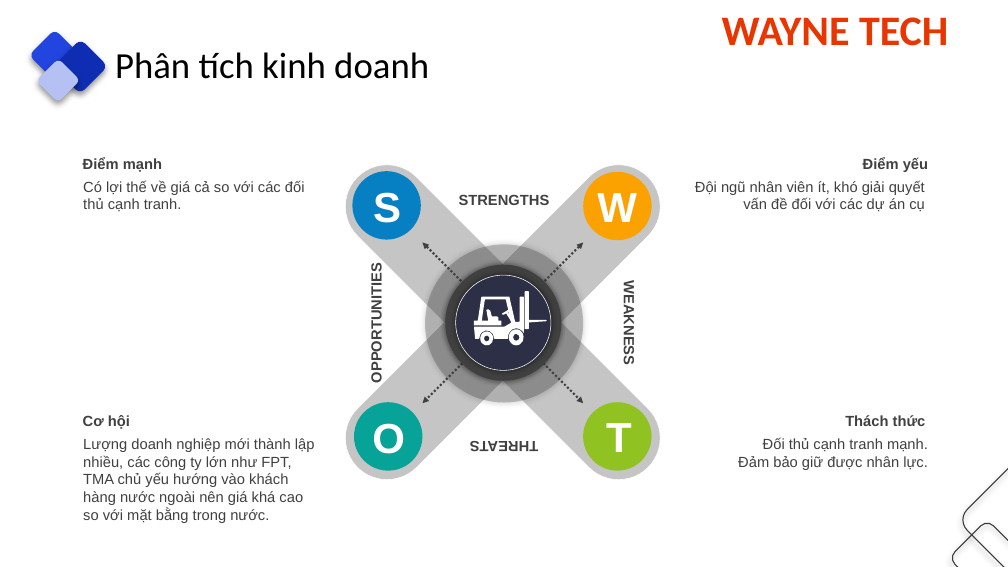
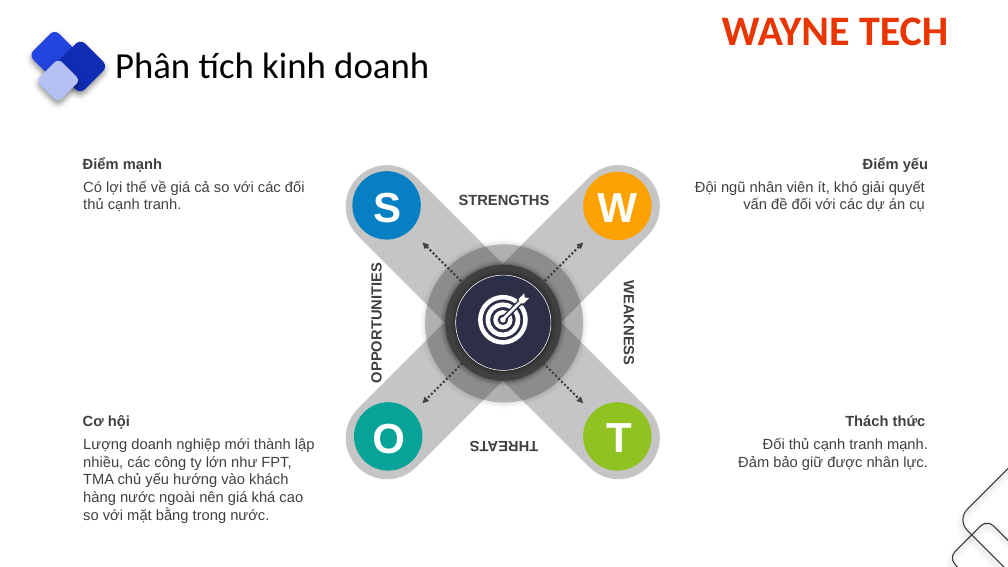
Before and after one commit to danglaiacc/kn, a slide deck: slide 13 of ppt/index.pptx. Drawn at 1008x567 pixels with LibreOffice and Linux fonts; fonts in the diff are those of the drawing. Boxes give left, top, right and bottom in pixels: in the first picture for what was removed or moved away, otherwise in the second. Text is boxed around its words. In the diff, an @@ line names an element or a change of style, - is before the commit and + after.

```diff
--- a/ppt/index.pptx
+++ b/ppt/index.pptx
@@ freeform shape: place and size @@
-freeform shape at <box>474,296,524,339</box>
+freeform shape at <box>478,293,529,345</box>
@@ freeform shape removed at <box>525,291,547,329</box> @@
@@ freeform shape removed at <box>480,331,493,346</box> @@
@@ freeform shape removed at <box>509,330,524,346</box> @@
```
Also in this commit, not shown: 18 other slides changed, 1 slide added, 1 slide removed.
